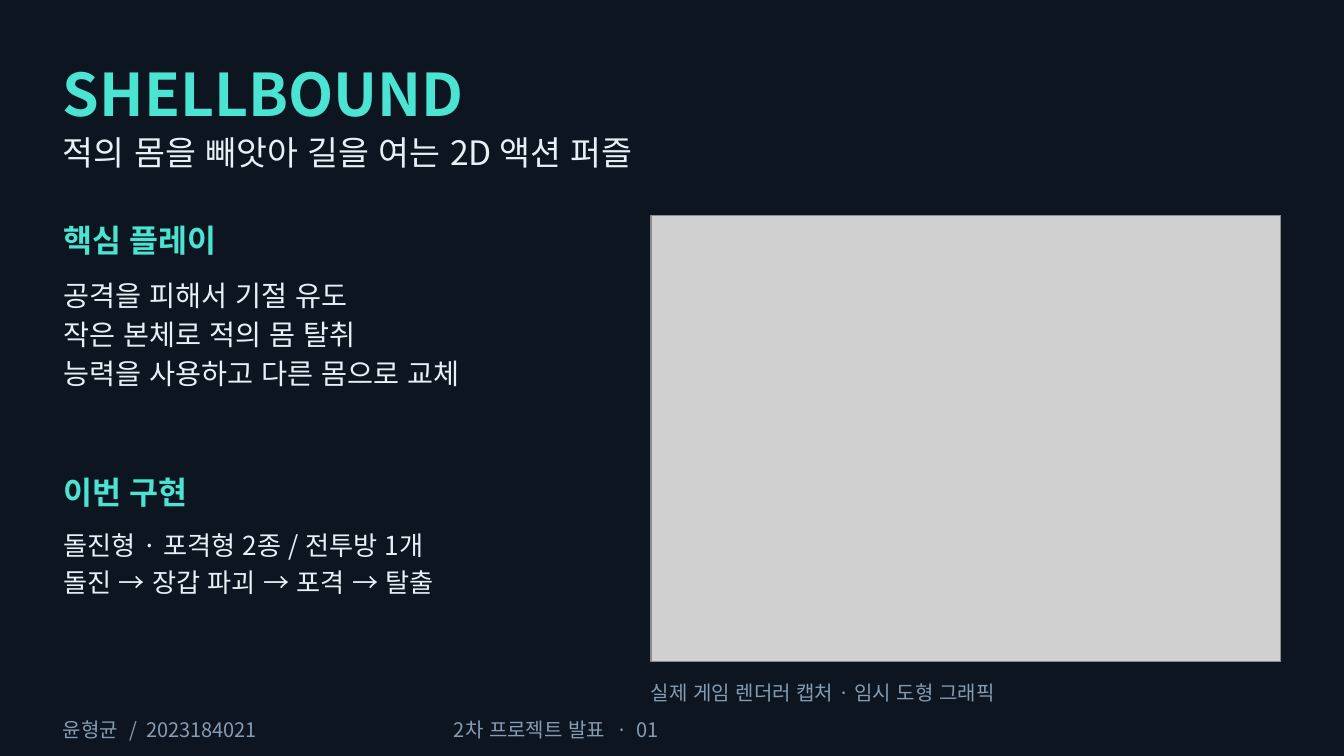
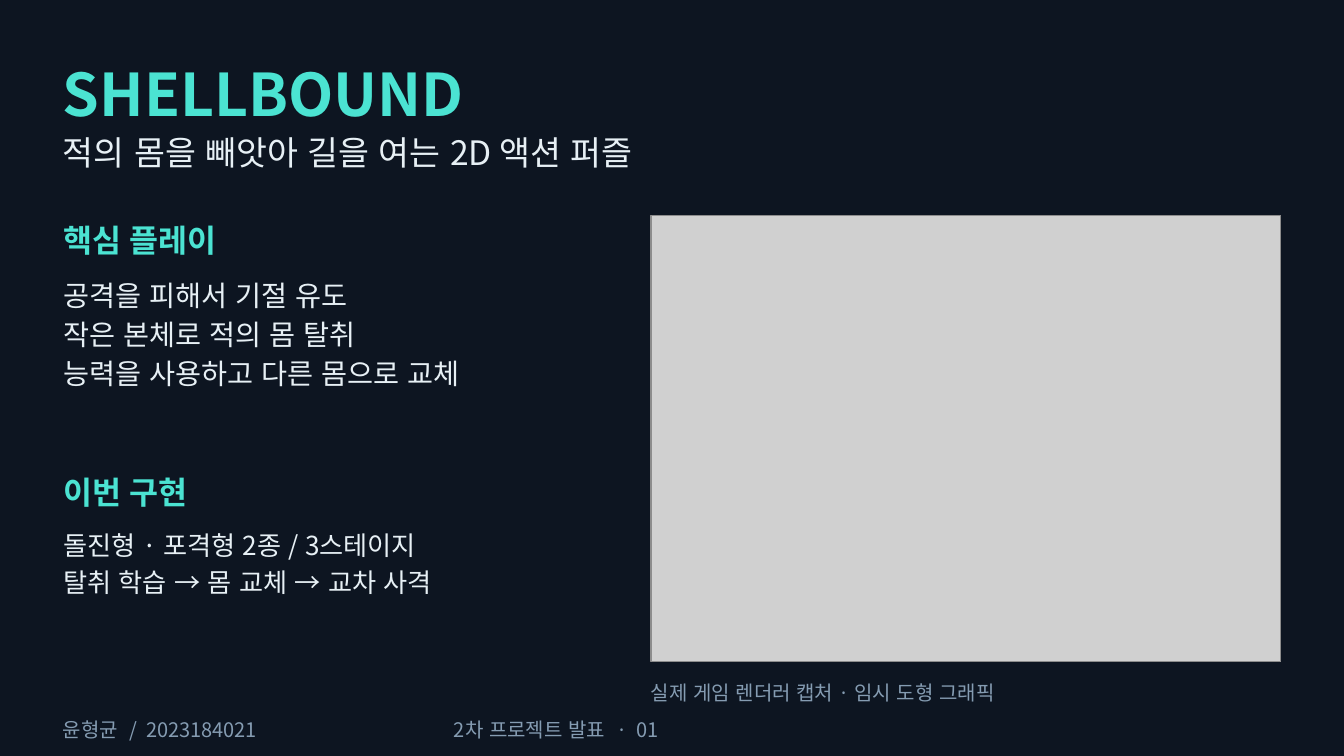
Before and after one commit to yunehk/Drill_Project, a slide deck: slide 1 of presentation/second/SHELLBOUND_2차발표.pptx. Drawn at 1344x756 pixels with LibreOffice and Linux fonts; fonts in the diff are those of the drawing; grey boxes stand for pictures. Boxes give left, top, right and bottom in pixels: in the first picture for what was removed or moved away, otherwise in the second. Text is boxed around its words. In the diff, an @@ line names an element or a change of style, - is before the commit and + after.

Commit message:
몸 탈취를 3스테이지 캠페인으로 확장하고 레이저·순차 진행 추가

```diff
--- a/presentation/second/SHELLBOUND_2차발표.pptx
+++ b/presentation/second/SHELLBOUND_2차발표.pptx
@@ text at box(63, 533, 432, 594): text changed @@
-돌진형 · 포격형 2종 / 전투방 1개
-돌진 → 장갑 파괴 → 포격 → 탈출
+돌진형 · 포격형 2종 / 3스테이지
+탈취 학습 → 몸 교체 → 교차 사격
```
Also in this commit, not shown: 1 other slide changed, 23 other files.
